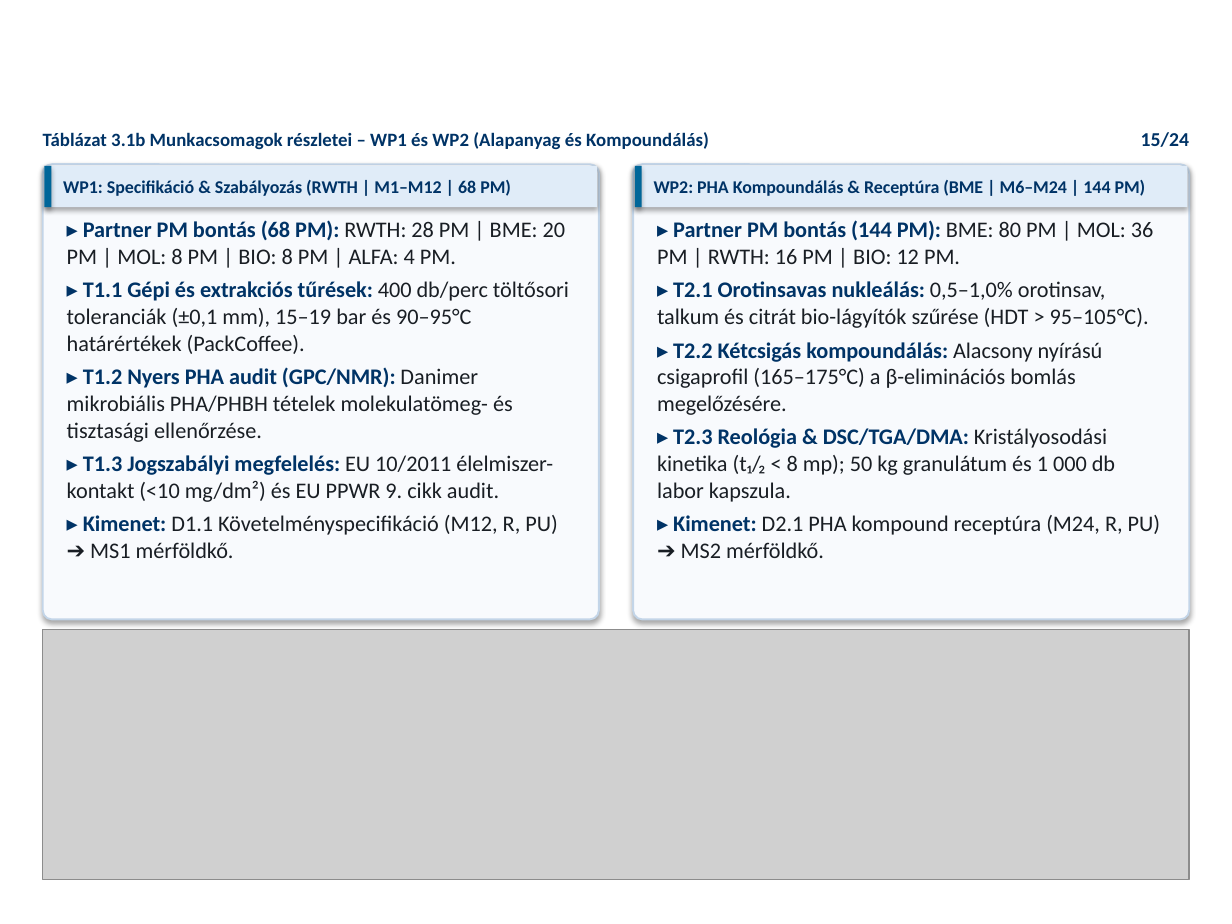
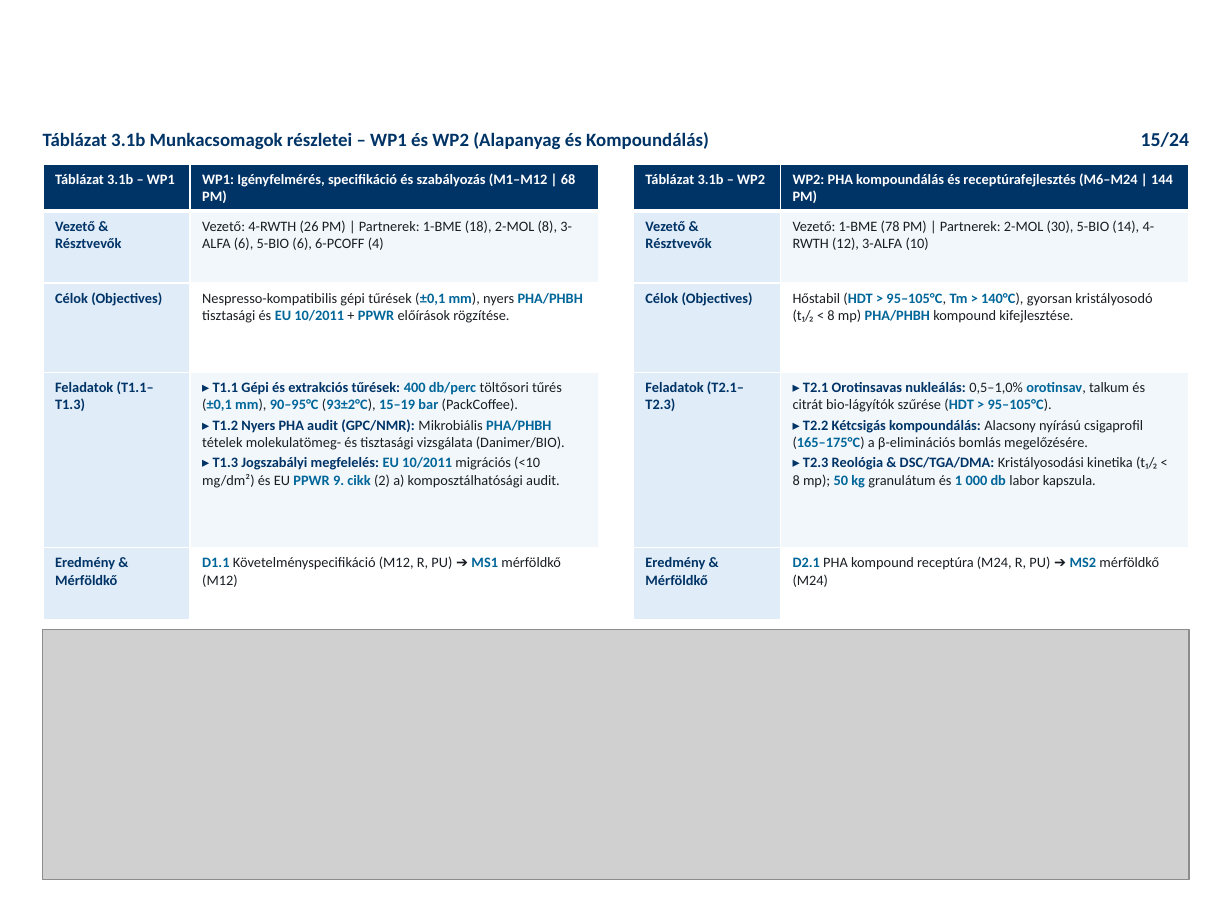
Before and after one commit to RMarci44/Fenntarthato-hulladek-projekt, a slide deck: slide 15 of PHACK_Prezentacio_Vegleges.pptx. Drawn at 1232x924 pixels with LibreOffice and Linux fonts; fonts in the diff are those of the drawing; grey boxes stand for pictures; background and template pictures are left out. Boxes give left, top, right and bottom in pixels: in the first picture for what was removed or moved away, otherwise in the second. Text is boxed around its words. In the diff, an @@ line names an element or a change of style, - is before the commit and + after.

```diff
--- a/PHACK_Prezentacio_Vegleges.pptx
+++ b/PHACK_Prezentacio_Vegleges.pptx
@@ rounded rectangle removed at [43,164,599,618] @@
@@ table added at [43,164,599,618], 5 rows, 2 columns @@
+Táblázat 3.1b – WP1 | WP1: Igényfelmérés, specifikáció és szabályozás (M1–M12 | 68 PM)
+Vezető & Résztvevők | Vezető: 4-RWTH (26 PM) | Partnerek: 1-BME (18), 2-MOL (8), 3-ALFA (6), 5-BIO (6), 6-PCOFF (4)
+Célok (Objectives) | Nespresso-kompatibilis gépi tűrések (±0,1 mm), nyers PHA/PHBH tisztasági és EU 10/2011 + PPWR előírások rögzítése.
+Feladatok (T1.1–T1.3) | ▸ T1.1 Gépi és extrakciós tűrések: 400 db/perc töltősori tűrés (±0,1 mm), 90–95°C (93±2°C), 15–19 bar (PackCoffee). / ▸ T1.2 Nyers PHA audit (GPC/NMR): Mikrobiális PHA/PHBH tételek molekulatömeg- és tisztasági vizsgálata (Danimer/BIO). / ▸ T1.3 Jogszabályi megfelelés: EU 10/2011 migrációs (<10 mg/dm²) és EU PPWR 9. cikk (2) a) komposztálhatósági audit.
+Eredmény & Mérföldkő | D1.1 Követelményspecifikáció (M12, R, PU) ➔ MS1 mérföldkő (M12)
@@ rectangle removed at [44,166,598,207] @@
@@ rectangle removed at [44,166,52,207] @@
@@ rounded rectangle removed at [633,164,1189,618] @@
@@ table added at [633,164,1189,618], 5 rows, 2 columns @@
+Táblázat 3.1b – WP2 | WP2: PHA kompoundálás és receptúrafejlesztés (M6–M24 | 144 PM)
+Vezető & Résztvevők | Vezető: 1-BME (78 PM) | Partnerek: 2-MOL (30), 5-BIO (14), 4-RWTH (12), 3-ALFA (10)
+Célok (Objectives) | Hőstabil (HDT > 95–105°C, Tm > 140°C), gyorsan kristályosodó (t₁/₂ < 8 mp) PHA/PHBH kompound kifejlesztése.
+Feladatok (T2.1–T2.3) | ▸ T2.1 Orotinsavas nukleálás: 0,5–1,0% orotinsav, talkum és citrát bio-lágyítók szűrése (HDT > 95–105°C). / ▸ T2.2 Kétcsigás kompoundálás: Alacsony nyírású csigaprofil (165–175°C) a β-eliminációs bomlás megelőzésére. / ▸ T2.3 Reológia & DSC/TGA/DMA: Kristályosodási kinetika (t₁/₂ < 8 mp); 50 kg granulátum és 1 000 db labor kapszula.
+Eredmény & Mérföldkő | D2.1 PHA kompound receptúra (M24, R, PU) ➔ MS2 mérföldkő (M24)
@@ rectangle removed at [634,166,1188,207] @@
@@ rectangle removed at [634,166,642,207] @@
@@ text removed at [63,180,511,196] @@
-WP1: Specifikáció & Szabályozás (RWTH | M1–M12 | 68 PM)
@@ text removed at [654,180,1146,196] @@
-WP2: PHA Kompoundálás & Receptúra (BME | M6–M24 | 144 PM)
@@ text removed at [67,220,569,558] @@
-▸ Partner PM bontás (68 PM): RWTH: 28 PM | BME: 20 PM | MOL: 8 PM | BIO: 8 PM | ALFA: 4 PM.
-▸ T1.1 Gépi és extrakciós tűrések: 400 db/perc töltősori toleranciák (±0,1 mm), 15–19 bar és 90–95°C határértékek (PackCoffee).
-▸ T1.2 Nyers PHA audit (GPC/NMR): Danimer mikrobiális PHA/PHBH tételek molekulatömeg- és tisztasági ellenőrzése.
-▸ T1.3 Jogszabályi megfelelés: EU 10/2011 élelmiszer-kontakt (<10 mg/dm²) és EU PPWR 9. cikk audit.
-▸ Kimenet: D1.1 Követelményspecifikáció (M12, R, PU) ➔ MS1 mérföldkő.
@@ text removed at [657,220,1160,558] @@
-▸ Partner PM bontás (144 PM): BME: 80 PM | MOL: 36 PM | RWTH: 16 PM | BIO: 12 PM.
-▸ T2.1 Orotinsavas nukleálás: 0,5–1,0% orotinsav, talkum és citrát bio-lágyítók szűrése (HDT > 95–105°C).
-▸ T2.2 Kétcsigás kompoundálás: Alacsony nyírású csigaprofil (165–175°C) a β-eliminációs bomlás megelőzésére.
-▸ T2.3 Reológia & DSC/TGA/DMA: Kristályosodási kinetika (t₁/₂ < 8 mp); 50 kg granulátum és 1 000 db labor kapszula.
-▸ Kimenet: D2.1 PHA kompound receptúra (M24, R, PU) ➔ MS2 mérföldkő.
```
Also in this commit, not shown: 18 other slides changed, 27 other files.
